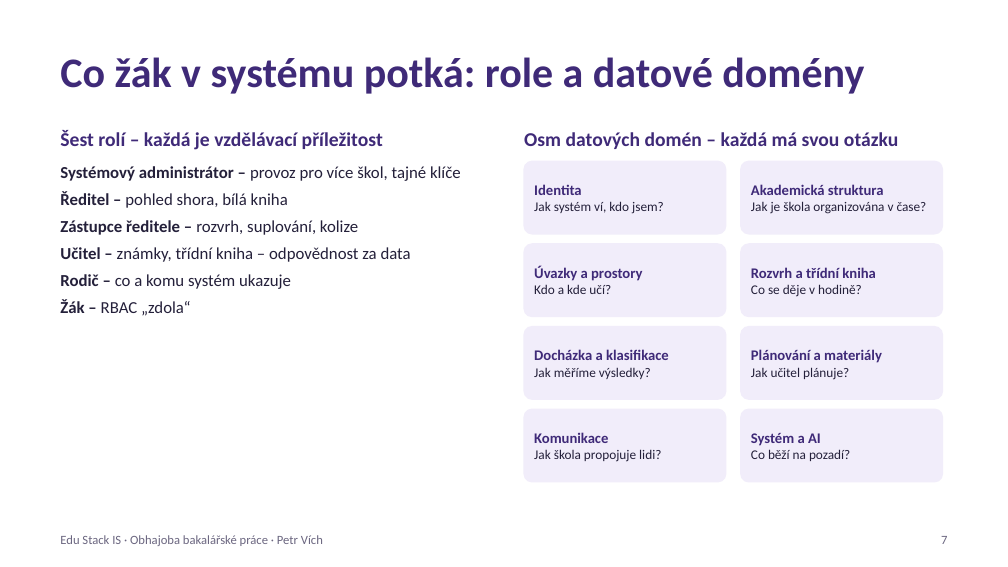
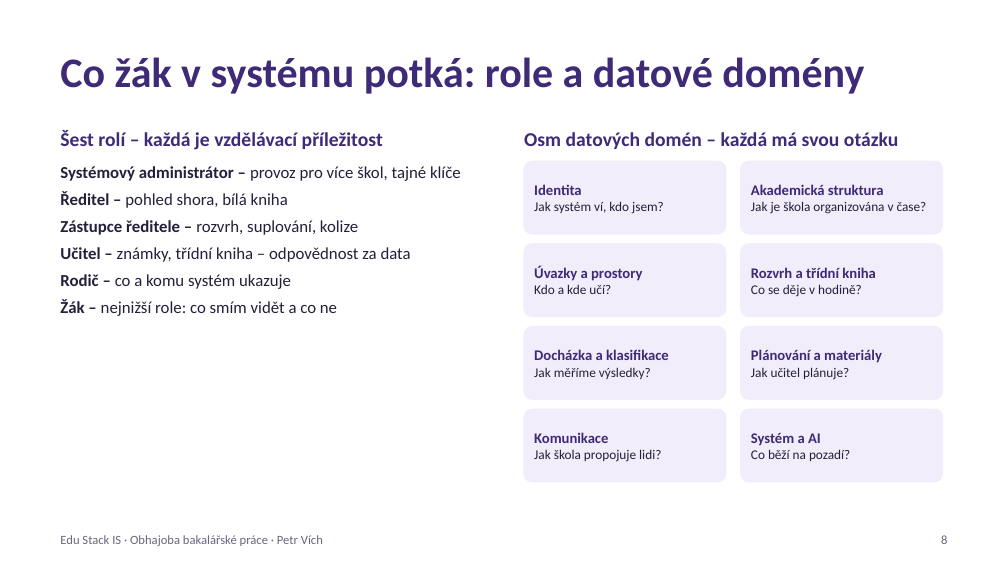
Before and after one commit to edustack-is/is-edustack-prezentace, a slide deck: slide 8 of obhajoba-edustack.pptx (slide 7 before the commit). Drawn at 1008x567 pixels with LibreOffice and Linux fonts; fonts in the diff are those of the drawing. Boxes give left, top, right and bottom in pixels: in the first picture for what was removed or moved away, otherwise in the second. Text is boxed around its words. In the diff, an @@ line names an element or a change of style, - is before the commit and + after.

```diff
--- a/obhajoba-edustack.pptx
+++ b/obhajoba-edustack.pptx
@@ text at [60,300,337,316]: text changed @@
-• Žák – RBAC „zdola“
+• Žák – nejnižší role: co smím vidět a co ne
@@ text at [941,535,947,544]: text changed @@
-7
+8
```
Also in this commit, not shown: 9 other slides changed, 1 slide added, 13 other files.
